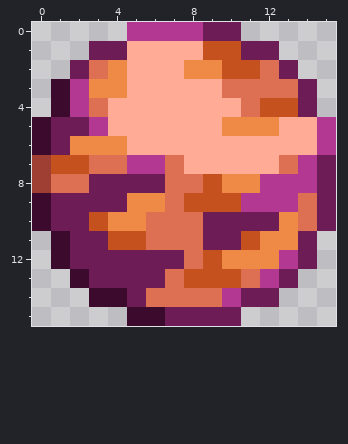
Two versions of one pixel-art sprite, precursorracekrakoth_arcanapatch/objects/atprk_relicseeker/atprk_planetpins/atprk_arcanablisteringpin.png. The first picture shows the starting point.
The file is 16x16 pixels.
And afterwards:
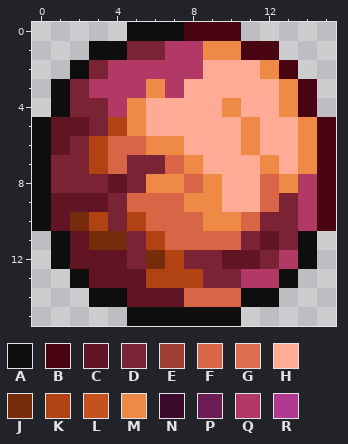
Palette (. is transparent): A #0e0e0e  B #480511  C #611423  D #7a2334  E #9f3e32  F #d86546  G #dd6f52  H #ffab96  J #762b0a  K #b14312  L #c4511e  M #ee8a45  N #3b0a2d  P #6d1c56  Q #b23866  R #b23892
What changed:
Changed rows in their new state; - is an unchanged pixel.
first column x 0:
 0 -----AAABBB-----
 1 ---AADDQQMMBB---
 2 --ADQQQQQHHHMB--
 3 -ADQQQMQ--HHHMB-
 4 -ADDQM----MHHMB-
 5 ACCDKM----H-H-MB
 6 ACDKFFMM---M--MB
 7 ADDKFDDFM---MHMB
 8 ADDDCDMMFMHHFMQB
 9 ACCCDFFFMMHHFDQB
10 ACJKDKFFFMMFDDQB
11 -ACJJDKFFFFDCDA-
12 -ACCCDJKDDCCDQA-
13 --ACCCKKKDDQQA--
14 ---AACCCFFFAA---
15 -----AAAAAA-----
Where, in picture pixels (left, top, right, bottom), the same in both pictures:
changed: (32, 22, 336, 326)
